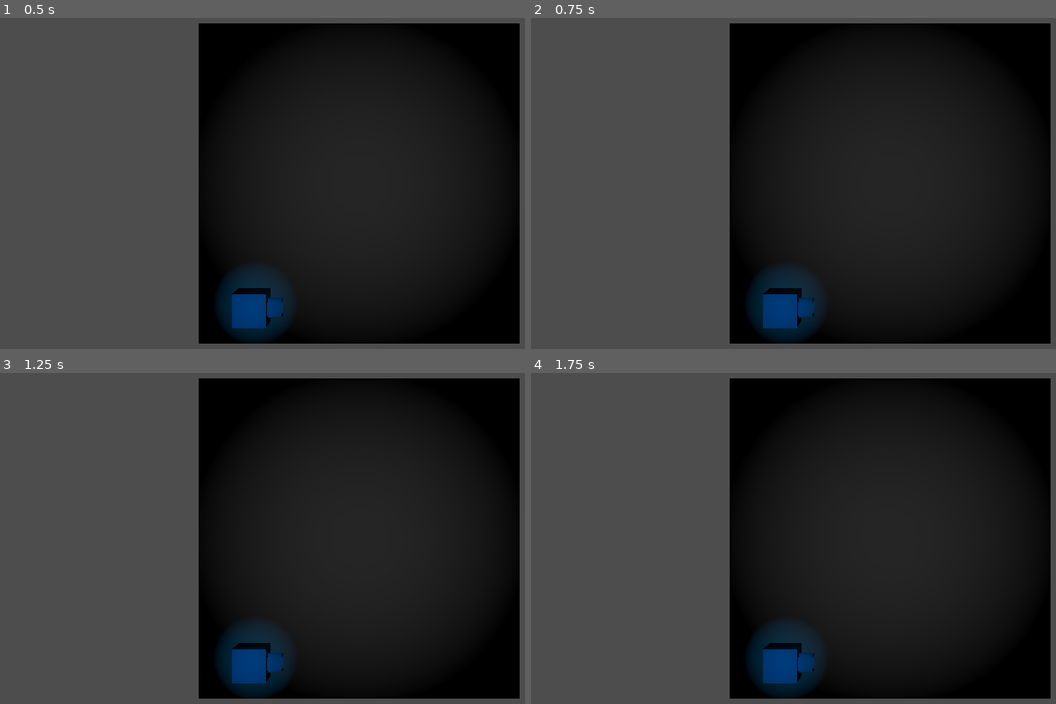
Above: before the commit, frames 1-4 (two rows, left to right).
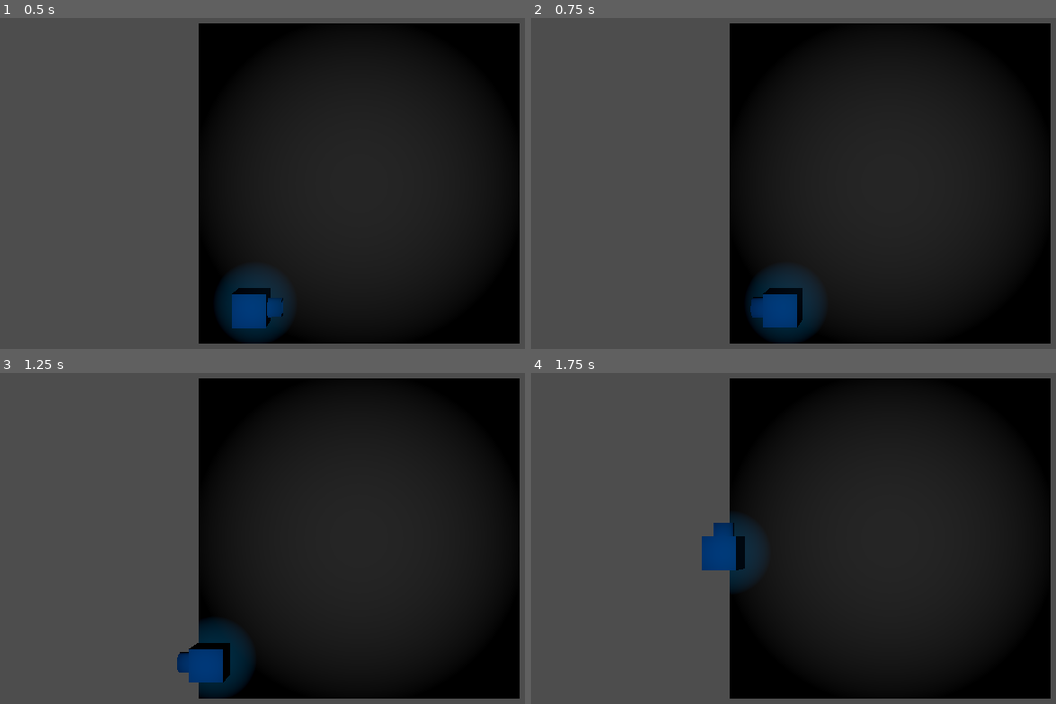
Above: after the commit, the same moments.

Repository: jwitherell/godot_arcade
Game: Godot game, scene res://scenes/world_root.tscn
The game is run twice, just before and just after one commit, with the same random seed, the same clock (stepped at 60 frames per second) and the same inputs.
Inputs:
- Up to frame 1 (0.5 s): no input
- Up to frame 2 (0.75 s): tap Enter at 0.5 s; hold D (right, bound only before the commit) from 0.53 s (still down)
- Up to frame 3 (1.25 s): keep holding D (right, bound only before the commit)
- Up to frame 4 (1.75 s): release D (right, bound only before the commit) at 1.28 s; hold S (down, bound only before the commit) from 1.28 s (still down)

Frame 1 is identical in both runs. In frame 2, 0.3% of the frame differs, in the area x 41-54%, y 81-94%; in frame 3, 3.3%; in frame 4, 3.9%, in the area x 32-56%, y 42-98%.

Commit message:
input first draft working

Diff:
--- a/project.godot
+++ b/project.godot
@@ -17,27 +17,31 @@
 
 [input]
 
-left={
+left0={
 "deadzone": 0.5,
 "events": [Object(InputEventKey,"resource_local_to_scene":false,"resource_name":"","device":-1,"window_id":0,"alt_pressed":false,"shift_pressed":false,"ctrl_pressed":false,"meta_pressed":false,"pressed":false,"keycode":0,"physical_keycode":65,"key_label":0,"unicode":97,"echo":false,"script":null)
+, Object(InputEventJoypadMotion,"resource_local_to_scene":false,"resource_name":"","device":0,"axis":0,"axis_value":-1.0,"script":null)
 ]
 }
-right={
+right0={
 "deadzone": 0.5,
 "events": [Object(InputEventKey,"resource_local_to_scene":false,"resource_name":"","device":-1,"window_id":0,"alt_pressed":false,"shift_pressed":false,"ctrl_pressed":false,"meta_pressed":false,"pressed":false,"keycode":0,"physical_keycode":68,"key_label":0,"unicode":100,"echo":false,"script":null)
+, Object(InputEventJoypadMotion,"resource_local_to_scene":false,"resource_name":"","device":0,"axis":0,"axis_value":1.0,"script":null)
 ]
 }
-up={
+up0={
 "deadzone": 0.5,
 "events": [Object(InputEventKey,"resource_local_to_scene":false,"resource_name":"","device":-1,"window_id":0,"alt_pressed":false,"shift_pressed":false,"ctrl_pressed":false,"meta_pressed":false,"pressed":false,"keycode":0,"physical_keycode":87,"key_label":0,"unicode":119,"echo":false,"script":null)
+, Object(InputEventJoypadMotion,"resource_local_to_scene":false,"resource_name":"","device":0,"axis":1,"axis_value":-1.0,"script":null)
 ]
 }
-down={
+down0={
 "deadzone": 0.5,
-"events": [Object(InputEventKey,"resource_local_to_scene":false,"resource_name":"","device":-1,"window_id":0,"alt_pressed":false,"shift_pressed":false,"ctrl_pressed":false,"meta_pressed":false,"pressed":false,"keycode":0,"physical_keycode":83,"key_label":0,"unicode":115,"echo":false,"script":null)
+"events": [Object(InputEventKey,"resource_local_to_scene":false,"resource_name":"","device":-1,"window_id":0,"alt_pressed":false,"shift_pressed":false,"ctrl_pressed":false,"meta_pressed":false,"pressed":false,"keycode":83,"physical_keycode":83,"key_label":83,"unicode":115,"echo":false,"script":null)
+, Object(InputEventJoypadMotion,"resource_local_to_scene":false,"resource_name":"","device":0,"axis":1,"axis_value":1.0,"script":null)
 ]
 }
-fire={
+fire0={
 "deadzone": 0.5,
 "events": [Object(InputEventKey,"resource_local_to_scene":false,"resource_name":"","device":-1,"window_id":0,"alt_pressed":false,"shift_pressed":false,"ctrl_pressed":false,"meta_pressed":false,"pressed":false,"keycode":0,"physical_keycode":32,"key_label":0,"unicode":32,"echo":false,"script":null)
 ]
@@ -47,3 +51,63 @@
 "events": [Object(InputEventKey,"resource_local_to_scene":false,"resource_name":"","device":-1,"window_id":0,"alt_press …(182 unchanged characters)…
 ]
 }
+left1={
+"deadzone": 0.5,
+"events": [Object(InputEventJoypadMotion,"resource_local_to_scene":false,"resource_name":"","device":1,"axis":0,"axis_value":-1.0,"script":null)
+]
+}
+right1={
+"deadzone": 0.5,
+"events": [Object(InputEventJoypadMotion,"resource_local_to_scene":false,"resource_name":"","device":1,"axis":0,"axis_value":1.0,"script":null)
+]
+}
+up1={
+"deadzone": 0.5,
+"events": [Object(InputEventJoypadMotion,"resource_local_to_scene":false,"resource_name":"","device":1,"axis":1,"axis_value":-1.0,"script":null)
+]
+}
+down1={
+"deadzone": 0.5,
+"events": [Object(InputEventJoypadMotion,"resource_local_to_scene":false,"resource_name":"","device":1,"axis":1,"axis_value":1.0,"script":null)
+]
+}
+left2={
+"deadzone": 0.5,
+"events": [Object(InputEventJoypadMotion,"resource_local_to_scene":false,"resource_name":"","device":2,"axis":0,"axis_value":-1.0,"script":null)
+]
+}
+right2={
+"deadzone": 0.5,
+"events": [Object(InputEventJoypadMotion,"resource_local_to_scene":false,"resource_name":"","device":2,"axis":0,"axis_value":1.0,"script":null)
+]
+}
+up2={
+"deadzone": 0.5,
+"events": [Object(InputEventJoypadMotion,"resource_local_to_scene":false,"resource_name":"","device":2,"axis":1,"axis_value":-1.0,"script":null)
+]
+}
+down2={
+"deadzone": 0.5,
+"events": [Object(InputEventJoypadMotion,"resource_local_to_scene":false,"resource_name":"","device":2,"axis":1,"axis_value":1.0,"script":null)
+]
+}
+left3={
+"deadzone": 0.5,
+"events": [Object(InputEventJoypadMotion,"resource_local_to_scene":false,"resource_name":"","device":3,"axis":0,"axis_value":-1.0,"script":null)
+]
+}
+right3={
+"deadzone": 0.5,
+"events": [Object(InputEventJoypadMotion,"resource_local_to_scene":false,"resource_name":"","device":3,"axis":0,"axis_value":1.0,"script":null)
+]
+}
+up3={
+"deadzone": 0.5,
+"events": [Object(InputEventJoypadMotion,"resource_local_to_scene":false,"resource_name":"","device":3,"axis":1,"axis_value":-1.0,"script":null)
+]
+}
+down3={
+"deadzone": 0.5,
+"events": [Object(InputEventJoypadMotion,"resource_local_to_scene":false,"resource_name":"","device":3,"axis":1,"axis_value":1.0,"script":null)
+]
+}
--- a/scripts/player_manager.gd
+++ b/scripts/player_manager.gd
@@ -36,9 +36,9 @@
 	var vvectors = [Vector2(0, 0), Vector2(0, 0), Vector2(0, 0), Vector2(0, 0)]
 	var moved = false
 	for i in player_mapping:
-		var vvector = Vector2(Input.get_joy_axis(i, 0), Input.get_joy_axis(i, 1))
+		var vvector = Input.get_vector("left" + str(i) , "right" + str(i), "up" + str(i), "down" + str(i))
 		print("joy" + str(i) + " = " + str(vvector))
-		#player_mapping[i].set_direction(vvector, delta)
+		player_mapping[i].set_direction(Vector3(-vvector.x, 0, -vvector.y), delta)
 		"""var vvector = Vector2(0, 0)
 
 		if Input.is_joy_button_pressed(i, JOY_BUTTON_DPAD_LEFT):
